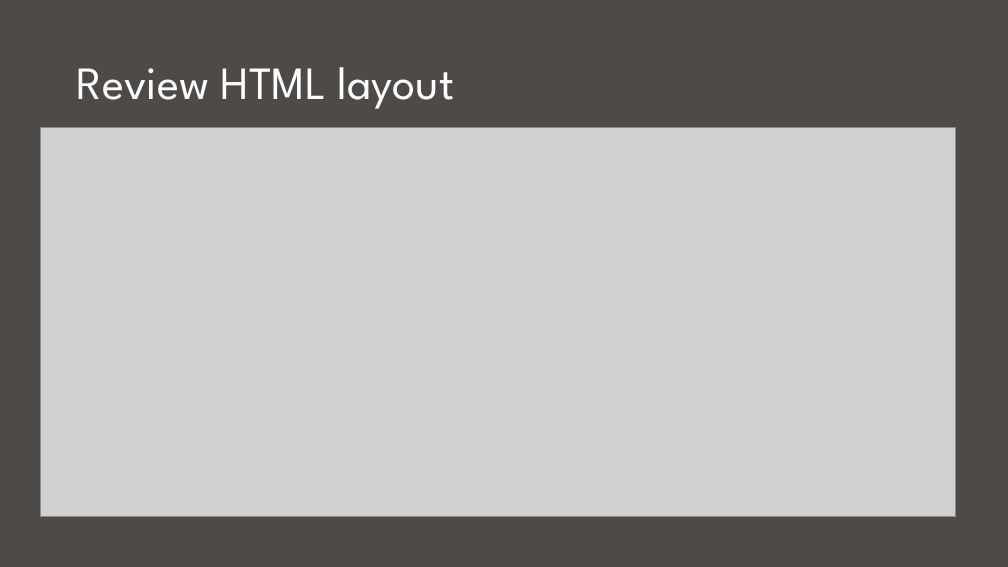
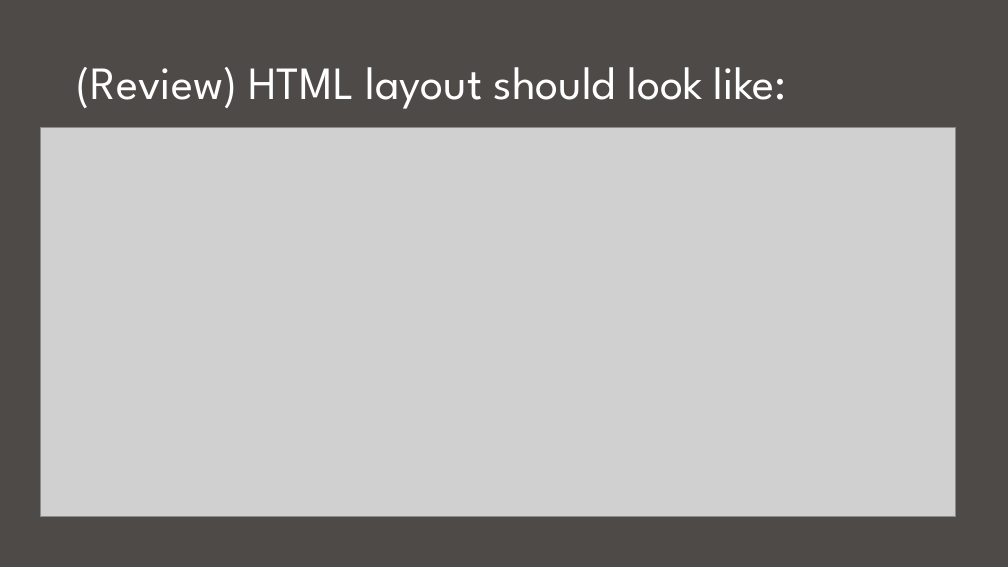
Before and after one commit to nuitrcs/Intro_to_d3_workshop, a slide deck: slide 20 of Introduction to D3.pptx. Drawn at 1008x567 pixels with LibreOffice and Linux fonts; fonts in the diff are those of the drawing; grey boxes stand for pictures. Boxes give left, top, right and bottom in pixels: in the first picture for what was removed or moved away, otherwise in the second. Text is boxed around its words. In the diff, an @@ line names an element or a change of style, - is before the commit and + after.

```diff
--- a/Introduction to D3.pptx
+++ b/Introduction to D3.pptx
@@ title at (x1=77, y1=67, x2=787, y2=109): text changed @@
-Review HTML layout
+(Review) HTML layout should look like:
```
Also in this commit, not shown: 7 other slides changed, 2 slides added, 1 slide removed.
